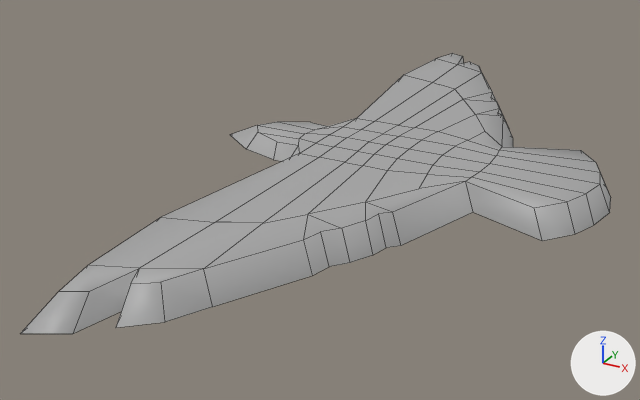
The FBX model Assets/Art/Models/Shadows/Shadow_Bird_02.fbx as it was, and as the next commit left it.
The view is the same before and after, from a 50 mm lens placed at (6.17, -13.59, 6.28), pointed at (-0.83, -0.87, -0.08). The lights are fixed; the arrows at lower right show +X, +Y and +Z. Mesh edges are drawn as thin lines. Where no turn or scale is listed for an object, it has been applied to the vertices.

Names of what the first picture shows: 'birb'.
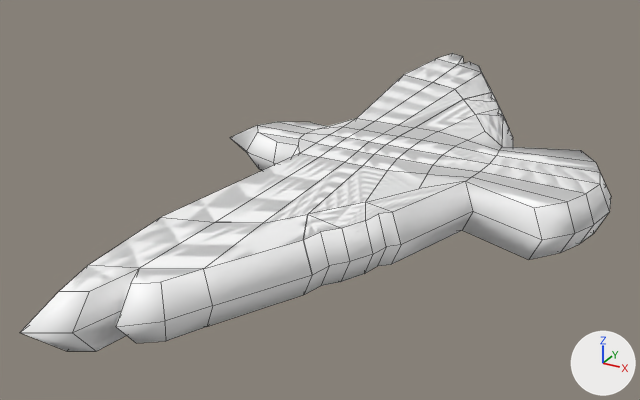
The newer file is also turned or shifted as a whole; pictures and numbers use the older file's frame.

The change, as a list of edits to the scene's bpy script:
```text
Change mat_standardsurface1:
    mat_standardsurface1.base_color: (0.4, 0.4, 0.4) -> (1.0, 1.0, 1.0)  # grey #aaaaaa -> white #ffffff
Change me_mesh:
    used by ob_birb; location = (-0.75, 0.0, 0.61)
    remove me_mesh.from_pydata(...)  # 140 vertices, 114 faces; spans x -2.57..4.74, y -7.17..7.17, z -0.23..0.23
    add me_mesh.from_pydata(...)  # 446 vertices, 456 faces; spans x -2.57..4.74, y -7.17..7.17, z -0.65..0.23
    me_mesh part 1: 44 vertices moved from x -1.84..4.63, y -7.17..7.17, z -0.23..-0.15 to x -1.84..4.63, y -7.17..7.17, z -0.21; 2 vertices removed from x -2.57..4.74, y 0.0, z -0.23..-0.15; 308 vertices added at x -2.57..4.74, y -7.17..7.17, z -0.65..0.23
```

Boxes [x1, y1, x2, y2] around the edits, measured in the pictures (640 x 400 px):
'birb', recoloured, reshaped (grey to white, 6% taller): before [20, 53, 611, 334]; after [20, 53, 611, 351]
part 1 of me_mesh, built on: before [20, 57, 611, 334]; after [20, 53, 611, 351]
